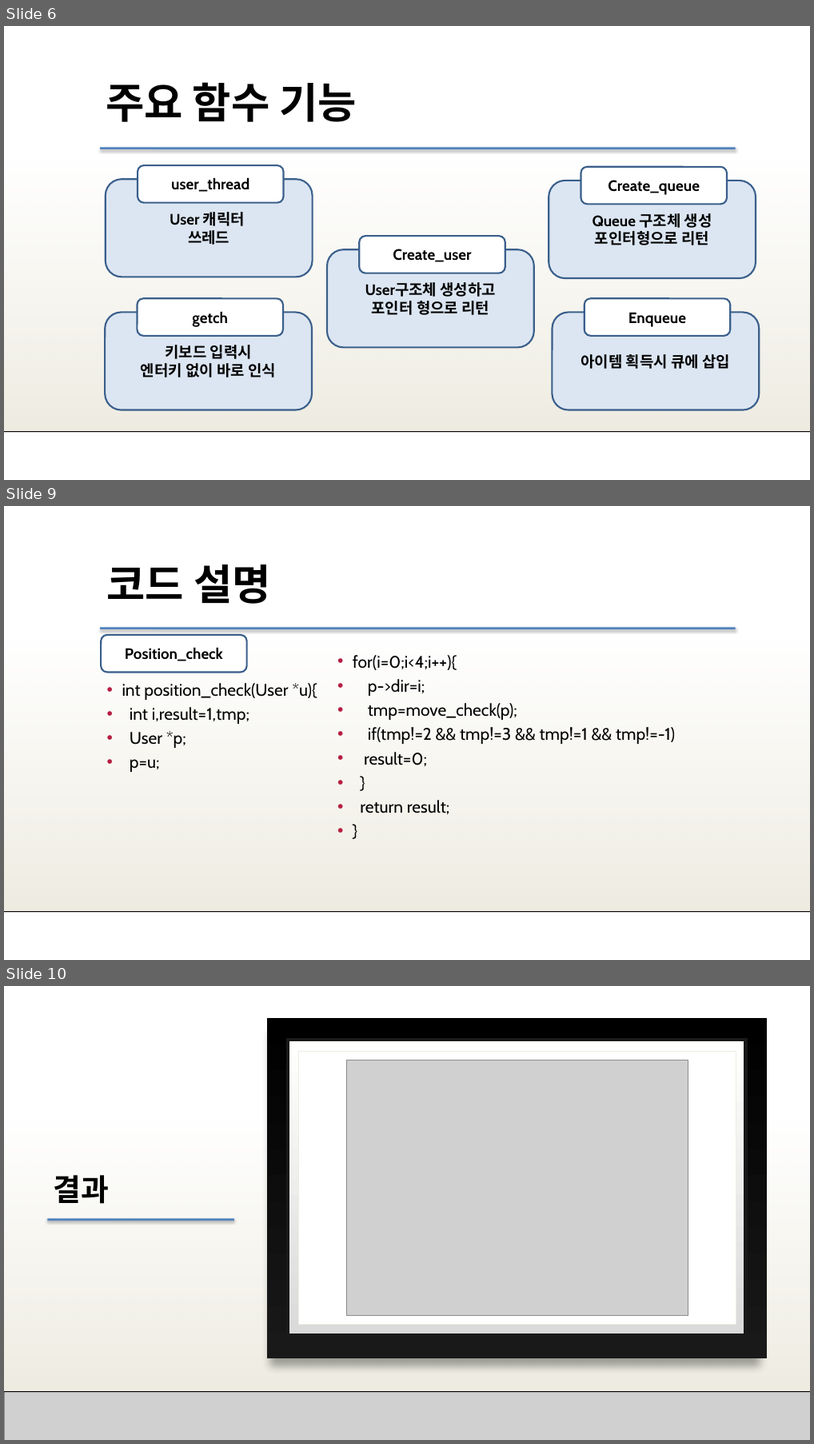
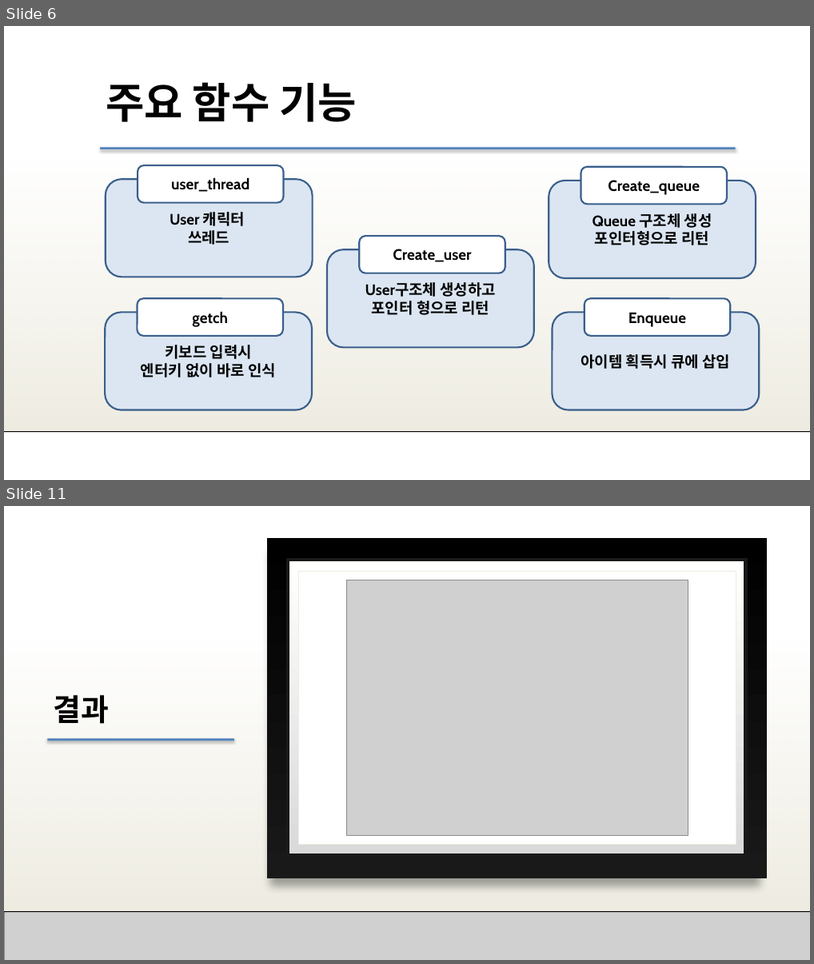
Before and after one commit to SHyoJun/finaltest, a slide deck: Queue+Thread.pptx. Shown one above the other, each under a label of ours: slides 6, 9 and 10 before the commit, slides 6 and 11 after it; the slides between them are not shown. The pictures are 814x1444 and 814x964 pixels, drawn with LibreOffice and Linux fonts; fonts in the diff are those of the drawing; grey boxes stand for pictures; background and template pictures are left out. Boxes give left, top, right and bottom in pixels: in the first picture for what was removed or moved away, otherwise in the second. Text is boxed around its words. In the diff, an @@ line names an element or a change of style, - is before the commit and + after.

```diff
--- a/Queue+Thread.pptx
+++ b/Queue+Thread.pptx
@@ slide 9 removed at (x1=4, y1=506, x2=810, y2=960), background #FFFFFF; not listed: 3 template elements that a slide beside it also shows @@
@@ text removed at (x1=107, y1=564, x2=271, y2=604) @@
-코드 설명
@@ rounded rectangle removed at (x1=101, y1=635, x2=246, y2=672) @@
-Position_check
@@ text removed at (x1=353, y1=655, x2=675, y2=814) @@
-• for(i=0;i<4;i++){
-• p->dir=i;
-• tmp=move_check(p);
-• if(tmp!=2 && tmp!=3 && tmp!=1 && tmp!=-1)
-• result=0;
-• }
-• return result;
-• }
@@ text removed at (x1=122, y1=683, x2=317, y2=772) @@
-• int position_check(User *u){
-• int i,result=1,tmp;
-• User *p;
-• p=u;
@@ what was slide 10 is now slide 11 @@
```
Also in this commit, not shown: 3 slides changed, 3 slides added, 1 other slide removed.
